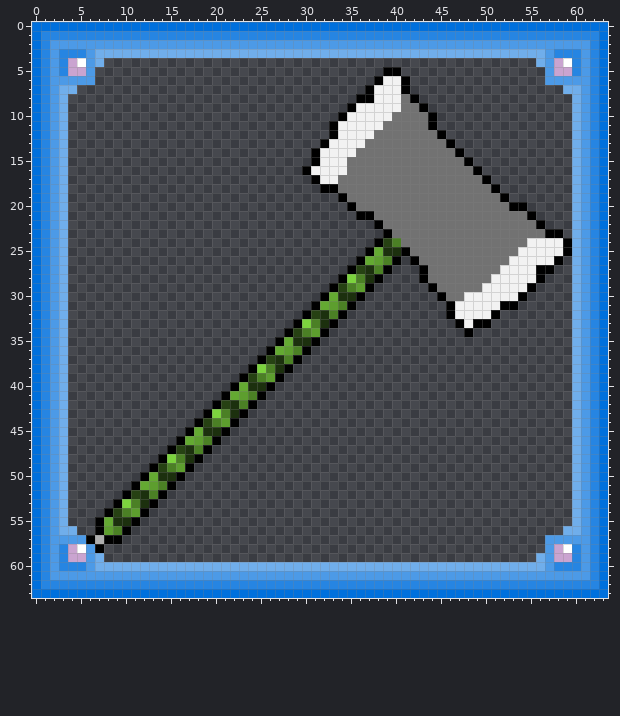
Pixel-art sprite: docs/axes/axe_85.png. The picture above is the old version.
The file is 128x128 pixels, drawn in blocks of 2x2; one block is one cell here. Colours within 5 levels of each other are drawn and written as one.
Once edited:
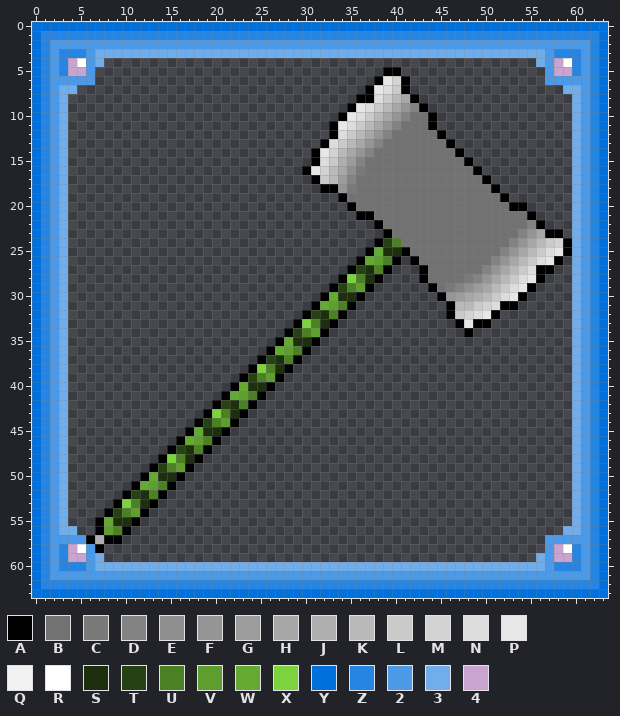
Palette (. is transparent): A #000000  B #727272  C #797979  D #838383  E #8f8f8f  F #959595  G #9c9c9c  H #a7a7a7  J #aeaeae  K #b9b9b9  L #cacaca  M #d3d3d3  N #dddddd  P #e7e7e7  Q #f2f2f2  R #ffffff  S #1c300e  T #264113  U #4b8025  V #5d9e2e  W #64aa32  X #7cd33e  Y #0070dd  Z #2685e2  2 #4c9ae7  3 #70aeeb  4 #caa4d0
Commit message: Add gradient to axe blade
The edit:
@@ x 29..44 @@
  5 ..........AA....
- 6 .........AQQA...
- 7 ........AQQQA...
- 8 .......AAQQQBA..
- 9 ......AQQQQQBBA.
-10 .....AQQQQQBBBBA
-11 ....AQQQQQBBBBBA
-12 ....AQQQQBBBBBBB
-13 ...AQQQQBBBBBBBB
-14 ..AQQQQBBBBBBBBB
-15 ..AQQQBBBBBBBBBB
-16 .AQQQQBBBBBBBBBB
-17 ..AQQBBBBBBBBBBB
-18 ...AABBBBBBBBBBB
+ 6 .........APMA...
+ 7 ........APNLA...
+ 8 .......AANLKHA..
+ 9 ......APNLKHFDA.
+10 .....APNLKHFDBBA
+11 ....APNLKHFDBBBA
+12 ....ANLKHFDBBBBB
+13 ...ANLKHFDBBBBBB
+14 ..APMKHFDBBBBBBB
+15 ..ANLJGDBBBBBBBB
+16 .APMKHECBBBBBBBB
+17 ..ALKGDBBBBBBBBB
+18 ...AAFCBBBBBBBBB
 19 .....ABBBBBBBBBB
@@ x 44..60 @@
 21 BBBBBBBBBBBA....3
-22 BBBBBBBBBBBBA...3
-23 BBBBBBBBBBBBBAA.3
-24 BBBBBBBBBBBQQQQA3
-25 BBBBBBBBBBQQQQQA3
-26 BBBBBBBBBQQQQQA.3
-27 BBBBBBBBQQQQAA..3
-28 BBBBBBBQQQQQA...3
-29 ABBBBBQQQQQA....3
-30 .ABBQQQQQQA.....3
-31 ..AQQQQQAA......3
-32 ..AQQQQA........3
-33 ...AQAA.........3
+22 BBBBBBBBBBBDA...3
+23 BBBBBBBBBBDFHAA.3
+24 BBBBBBBBBDFHKLMA3
+25 BBBBBBBBDFHKLNPA3
+26 BBBBBBBDFHKLNPA.3
+27 BBBBBBDFHKLNAA..3
+28 BBBBCDFHKLNPA...3
+29 ABCDEGHKLNPA....3
+30 .AFGHJKLNPA.....3
+31 ..AKKLMNAA......3
+32 ..ALMNPA........3
+33 ...APAA.........3
 34 ....A...........3
Pixel boxes of the changes (left, top, right, bottom) in both pictures:
changed: (311, 76, 419, 193)
changed: (446, 220, 563, 328)
